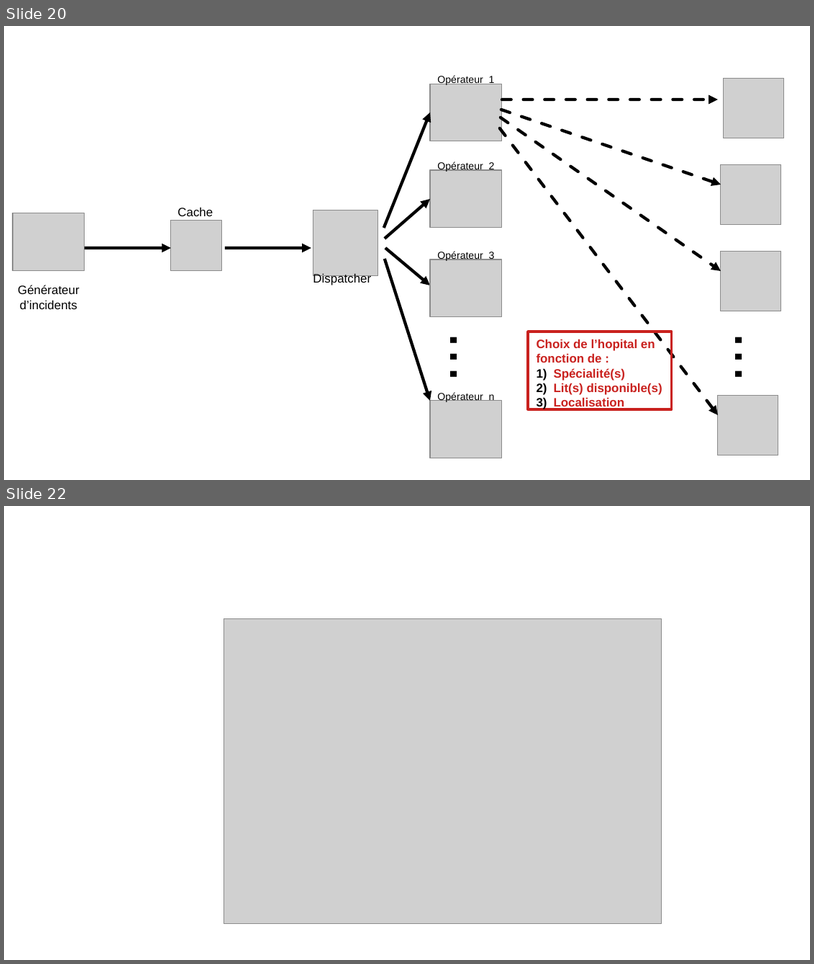
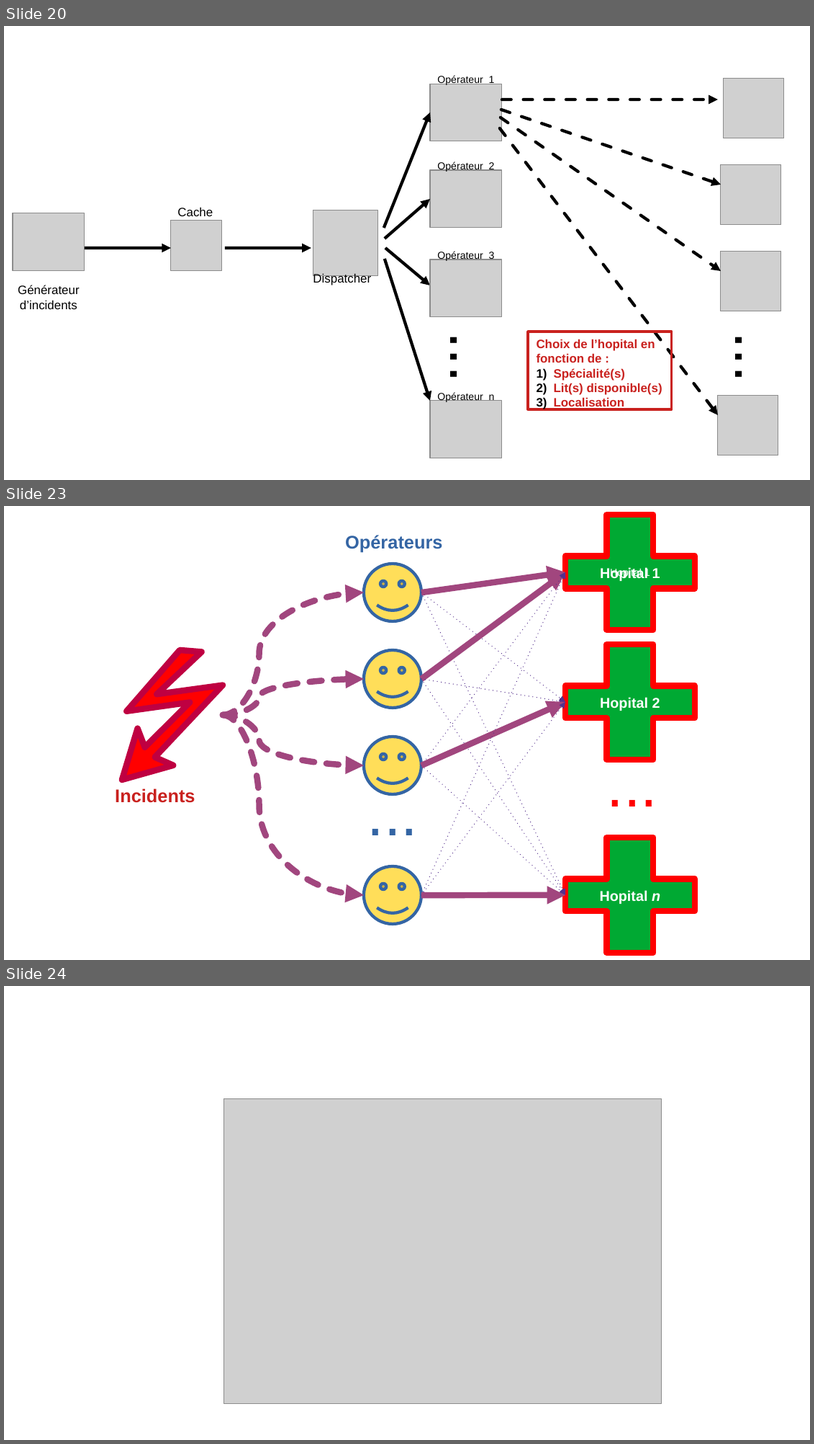
Before and after one commit to gattardm/P11, a slide deck: Sources/doc/diagrammes.odp. Shown one above the other, each under a label of ours: slides 20 and 22 before the commit, slides 20, 23 and 24 after it; the slides between them are not shown. The pictures are 814x964 and 814x1444 pixels, drawn with LibreOffice and Linux fonts; fonts in the diff are those of the drawing; grey boxes stand for pictures. Boxes give left, top, right and bottom in pixels: in the first picture for what was removed or moved away, otherwise in the second. Text is boxed around its words. In the diff, an @@ line names an element or a change of style, - is before the commit and + after.

```diff
--- a/Sources/doc/diagrammes.odp
+++ b/Sources/doc/diagrammes.odp
@@ slide 23 added at (4,506,810,960), background #FFFFFF @@
@@ plus added at (566,515,695,630), fill #00A933, outline #FF0000 6.01 pt, 10 pt, text #FFFFFF @@
+Hopital 1
@@ text added at (345,535,442,553), 18 pt, text #3465A4, bold @@
+Opérateurs
@@ smiley face added at (364,564,422,622), fill #FFDE59, outline #3465A4 3 pt @@
@@ text added at (610,568,651,579), 14 pt, text #FFFFFF, bold @@
+Hopital 1
@@ arrow added from (422, 592) to (566, 572), #A1467E 6.01 pt @@
@@ arrow added from (422, 679) to (566, 572), #A1467E 6.01 pt @@
@@ arrow added from (422, 765) to (566, 572), #55308D 0.99 pt dashed @@
@@ arrow added from (422, 896) to (566, 572), #55308D 0.99 pt dashed @@
@@ curved arrow added from (223, 715) to (364, 592), #A1467E 6.01 pt dashed @@
@@ arrow added from (422, 592) to (566, 702), #55308D 0.99 pt dashed @@
@@ arrow added from (422, 592) to (566, 896), #55308D 0.99 pt dashed @@
@@ freeform shape added at (122,650,223,780), fill #FF0000, outline #BF0041 6.01 pt @@
@@ smiley face added at (364,650,422,708), fill #FFDE59, outline #3465A4 3 pt @@
@@ plus added at (566,644,695,759), fill #00A933, outline #FF0000 6.01 pt @@
@@ curved arrow added from (223, 715) to (364, 679), #A1467E 6.01 pt dashed @@
@@ arrow added from (422, 679) to (566, 702), #55308D 0.99 pt dashed @@
@@ arrow added from (422, 679) to (566, 896), #55308D 0.99 pt dashed @@
@@ text added at (600,697,661,710), 14 pt, text #FFFFFF, bold @@
+Hopital 2
@@ curved arrow added from (223, 715) to (364, 765), #A1467E 6.01 pt dashed @@
@@ curved arrow added from (223, 715) to (364, 896), #A1467E 6.01 pt dashed @@
@@ arrow added from (422, 765) to (566, 702), #A1467E 6.01 pt @@
@@ arrow added from (422, 896) to (566, 702), #55308D 0.99 pt dashed @@
@@ smiley face added at (364,736,422,794), fill #FFDE59, outline #3465A4 3 pt @@
@@ text added at (600,742,759,818), 60 pt, text #FF0000 @@
+...
@@ text added at (350,771,436,847), 60 pt, text #3465A4 @@
+...
@@ arrow added from (422, 765) to (566, 896), #55308D 0.99 pt dashed @@
@@ text added at (115,788,195,803), 18 pt, text #C9211E, bold @@
+Incidents
@@ plus added at (566,837,695,952), fill #00A933, outline #FF0000 6.01 pt @@
@@ smiley face added at (364,866,422,924), fill #FFDE59, outline #3465A4 3 pt @@
@@ text added at (600,890,661,903), 14 pt, text #FFFFFF, bold @@
+Hopital n
@@ arrow added from (422, 896) to (566, 895), #A1467E 6.01 pt @@
@@ what was slide 22 is now slide 24 @@
```
Also in this commit, not shown: 3 slides changed, 1 other slide added, 28 other files.
